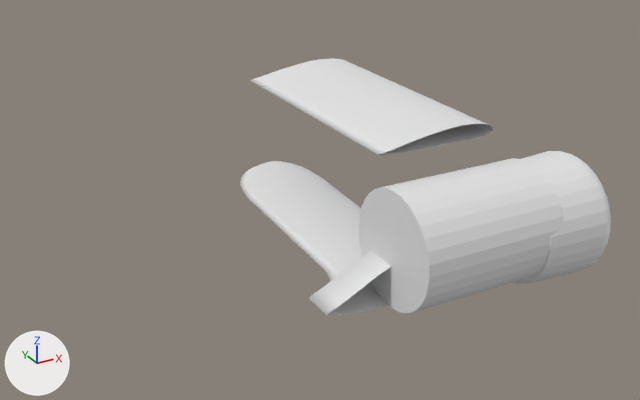
Renders of the Blender file blend/i153_wing.blend from each side of a commit.
The view is the same before and after, from a camera (50 mm lens) standing at (-5.12, -6.65, 4.12) and looking at (-0.63, 1.5, 0.04). Lighting does not change. The marker at lower left points along +X, +Y and +Z. The picture after the commit comes second.

The older version as bpy lines, for what is in view:
```python
me_cylinder = bpy.data.meshes.new('Cylinder')
me_cylinder.from_pydata(...)  # a 32-sided cylinder along z spanning x -1.0..1.0, y -1.0..1.0, z -0.69..1.0
me_cylinder_001 = bpy.data.meshes.new('Cylinder.001')
me_cylinder_001.from_pydata(...)  # 288 vertices, 258 faces; spans x -0.99..0.99, y -0.99..0.99, z 0.27..1.15
me_wing_lower_mesh_001 = bpy.data.meshes.new('wing_lower_mesh.001')
me_wing_lower_mesh_001.from_pydata(...)  # 182 vertices, 156 faces; spans x -1.14..2.77, y -1.32..-0.09, z 0.0..2.08
me_wing_lower_mesh_001.polygons.foreach_set('use_smooth', [True] * 156)
ob_engine = bpy.data.objects.new('engine', me_cylinder_001)
ob_engine.location = (0.606, 0.0, 0.0)
ob_engine.rotation_euler = (0.0, 1.571, 0.0)  # degrees (0, 90, 0)
ob_engine.scale = (0.7, 0.7, 1.0)
ob_fuselage = bpy.data.objects.new('fuselage', me_cylinder)
ob_fuselage.location = (0.055, 0.0, 0.058)
ob_fuselage.rotation_euler = (0.0, 1.571, 0.0)  # degrees (0, 90, 0)
ob_fuselage.scale = (0.648, 0.648, 1.0)
ob_wing_lower_middle = bpy.data.objects.new('wing_lower_middle', me_wing_lower_mesh_001)
ob_wing_lower_middle.location = (0.0, 0.0, 0.077)
ob_wing_lower_middle.rotation_euler = (-1.571, -3.142, 0.0)  # degrees (-90, -180, 0)
ob_wing_lower_middle.scale = (0.5, 0.5, 0.431)
# also in view: 'wing_lower' at (-0.32, 2.36, -0.44); 'wing_upper' at (0.31, 2.17, 0.92)
```
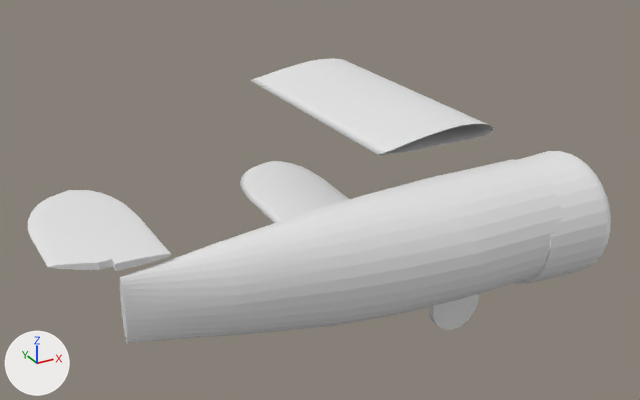
Where the change shows, as pixel boxes (x1, y1, x2, y2) in the pictures (640 x 400 px; the box of a moved part takes in the faces that stretch with it):
'fuselage', reshaped, moved (117% wider, 18% taller)
    before: (359, 158, 563, 313)
    after: (119, 160, 563, 343)
'Cylinder', added
    after: (28, 190, 172, 271)
'main_wheel', added
    after: (428, 294, 479, 330)
part 1 of me_wing_lower_mesh_001, moved or reshaped (not visible afterwards)
    before: (308, 274, 360, 315)

Diff of the bpy script that builds the scene:
```diff
--- a/blend/i153_wing.blend.py
+++ b/blend/i153_wing.blend.py
@@ me_wing_lower_mesh_001 @@
 # used by ob_wing_lower_middle; location = (0.0, 0.0, 0.077); rotation_euler = (-1.571, -3.142, 0.0), in degrees (-90, -180, 0); scale = (0.5, 0.5, 0.431)
-me_wing_lower_mesh_001.from_pydata(...)  # 182 vertices, 156 faces; spans x -1.14..2.77, y -1.32..-0.09, z 0.0..2.08
-me_wing_lower_mesh_001.vertices[143].co = (2.37, -0.93, 0.92)  # pixel (324, 285)
-me_wing_lower_mesh_001.vertices[144].co = (2.76, -1.1, 0.92)  # pixel (308, 297)
-me_wing_lower_mesh_001.vertices[145].co = (2.37, -1.21, 0.92)
-me_wing_lower_mesh_001.vertices[170].co = (2.77, -1.1, 0.0)  # pixel (326, 315)
+me_wing_lower_mesh_001.from_pydata(...)  # 182 vertices, 156 faces; spans x -1.14..3.18, y -1.32..-0.09, z 0.0..2.08
+# me_wing_lower_mesh_001 part 1
+me_wing_lower_mesh_001.vertices[143].co = (2.37, -0.93, 0.85)
+me_wing_lower_mesh_001.vertices[144].co = (3.17, -1.1, 0.43)
+me_wing_lower_mesh_001.vertices[145].co = (2.37, -1.21, 0.85)
+me_wing_lower_mesh_001.vertices[170].co = (3.18, -1.1, 0.0)
+# other edits to the shape of me_wing_lower_mesh_001 do not show in these pictures
@@ me_cylinder @@
 # used by ob_fuselage; location = (0.055, 0.0, 0.058); rotation_euler = (0.0, 1.571, 0.0), in degrees (0, 90, 0); scale = (0.648, 0.648, 1.0)
-me_cylinder.from_pydata(...)  # 64 vertices, 34 faces; spans x -1.0..1.0, y -1.0..1.0, z -0.69..1.0
+me_cylinder.from_pydata(...)  # 224 vertices, 194 faces; spans x -1.0..1.0, y -1.0..1.0, z -3.45..1.0
+# me_cylinder part 2
+# 1 face is deleted
+# 32 vertices in x -1.0..1.0, y -1.0..1.0, z -0.69 move by (0.0, 0.0, 0.6)
+# 160 vertices are added at x -0.98..0.98, y -0.87..0.87, z -3.45..-0.87
+# 161 new faces join them
@@ me_cylinder_002 @@
+me_cylinder_002.from_pydata(...)  # 128 vertices, 98 faces; spans x -0.79..0.79, y -0.79..0.79, z -0.05..0.05
@@ me_cylinder_003 @@
+me_cylinder_003.from_pydata(...)  # 305 vertices, 290 faces; spans x -0.5..0.5, y -0.5..0.5, z -1.4..0.41
@@ ob_fuselage @@
 ob_fuselage = bpy.data.objects.new('fuselage', me_cylinder)
-ob_fuselage.location = (0.055, 0.0, 0.058)
+ob_fuselage.location = (0.055, 0.0, 0.046)
 ob_fuselage.rotation_euler = (0.0, 1.571, 0.0)  # degrees (0, 90, 0)
@@ ob_main_wheel @@
+ob_main_wheel = bpy.data.objects.new('main_wheel', me_cylinder_002)
+ob_main_wheel.location = (0.809, 0.762, -1.341)
+ob_main_wheel.rotation_euler = (1.571, 0.0, 0.0)  # degrees (90, 0, 0)
+ob_main_wheel.scale = (0.426, 0.426, 1.0)
@@ ob_cylinder @@
+ob_cylinder = bpy.data.objects.new('Cylinder', me_cylinder_003)
+ob_cylinder.location = (-3.426, 0.418, 0.582)
+ob_cylinder.rotation_euler = (1.571, 0.0, 0.0)  # degrees (90, 0, 0)
+ob_cylinder.scale = (1.0, 0.0703, 1.0)
```
